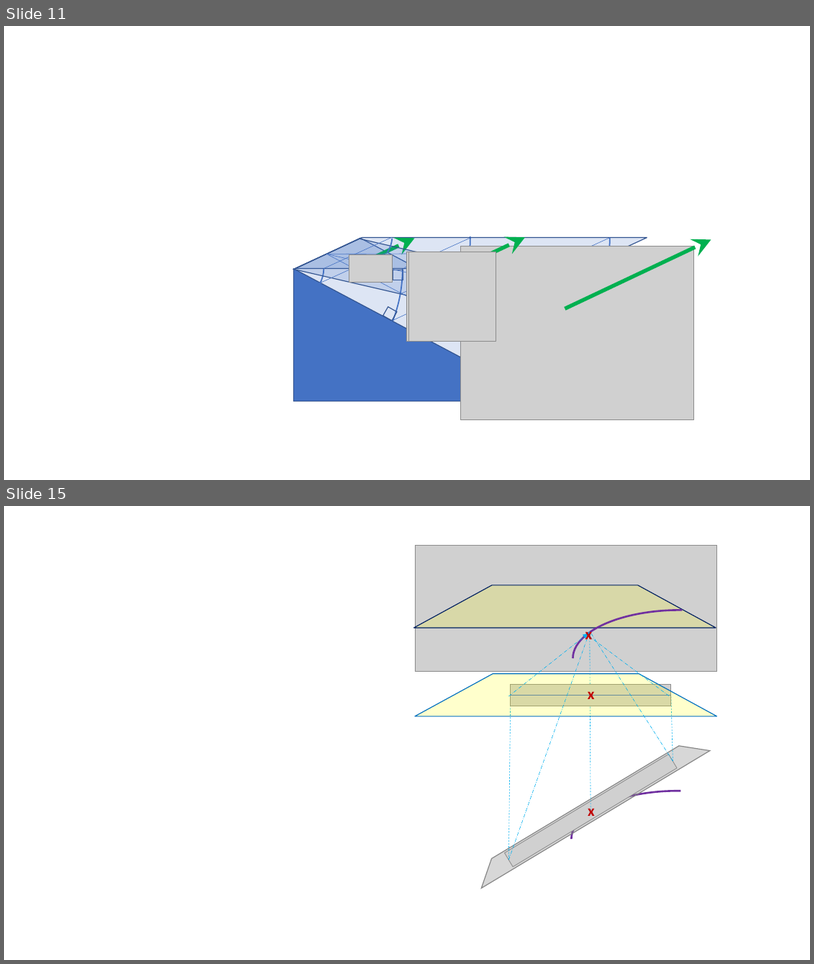
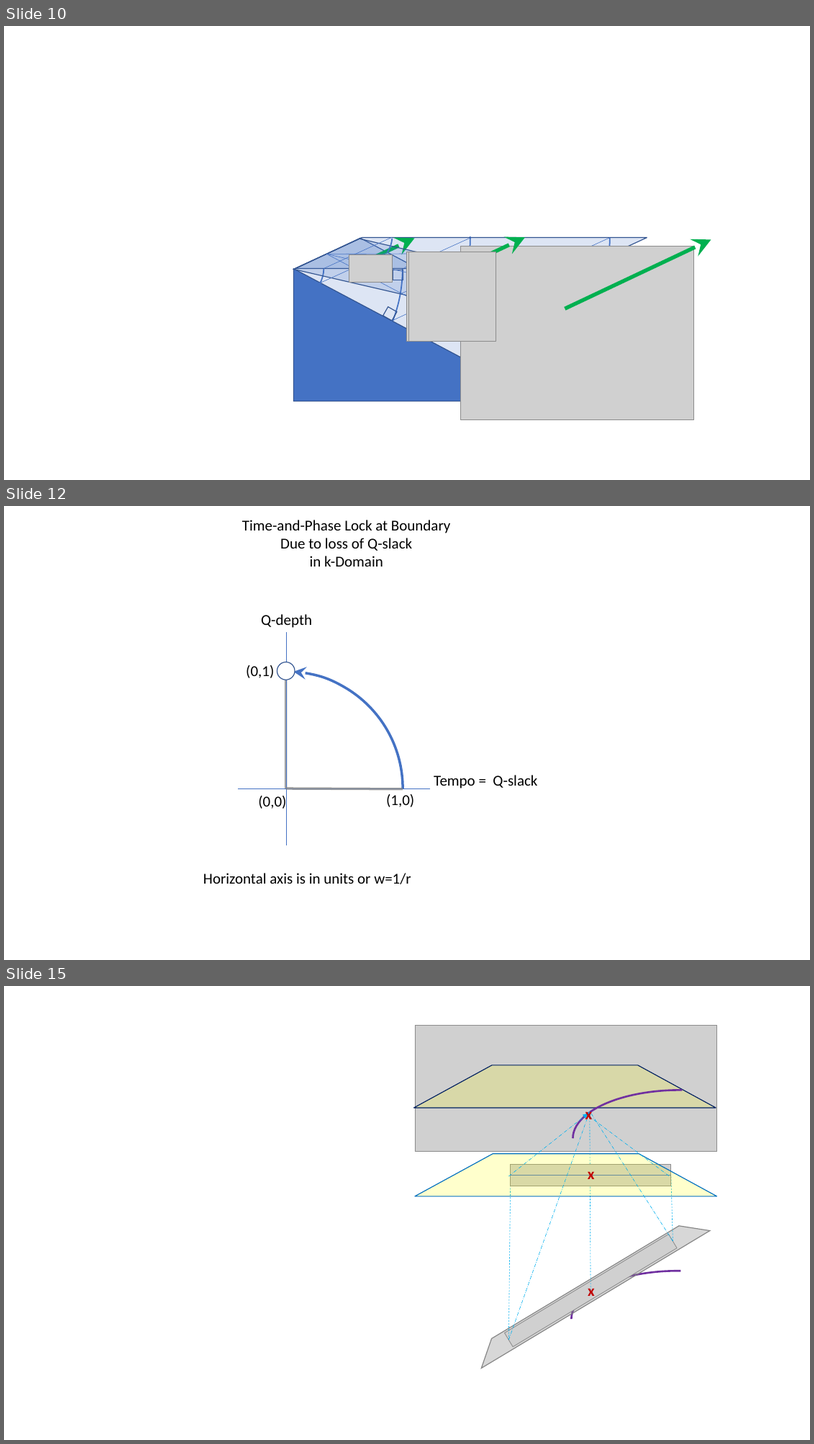
Before and after one commit to Don-Lawn/The-Causal-Domain, a slide deck: docs/figures/new diagrams 3.pptx. Shown one above the other, each under a label of ours: slides 11 and 15 before the commit, slides 10, 12 and 15 after it; the slides between them are not shown. The pictures are 814x964 and 814x1444 pixels, drawn with LibreOffice and Linux fonts; fonts in the diff are those of the drawing; grey boxes stand for pictures. Boxes give left, top, right and bottom in pixels: in the first picture for what was removed or moved away, otherwise in the second. Text is boxed around its words. In the diff, an @@ line names an element or a change of style, - is before the commit and + after.

```diff
--- a/docs/figures/new diagrams 3.pptx
+++ b/docs/figures/new diagrams 3.pptx
@@ slide 12 added at (4,506,810,960), background #FFFFFF @@
@@ group added at (169,520,538,906): 7 texts, 4 lines, 1 arc (boxed as its full ellipse), 1 ellipse @@
+Time-and-Phase Lock at Boundary
+Due to loss of Q-slack
+in k-Domain
+Horizontal axis is in units or w=1/r
+Tempo = Q-slack
+Q-depth
+(0,0)
+(1,0)
+(0,1)
@@ what was slide 11 is now slide 10 @@
```
Also in this commit, not shown: 2 slides changed, 4 other slides added, 5 slides removed, 8 other files.
